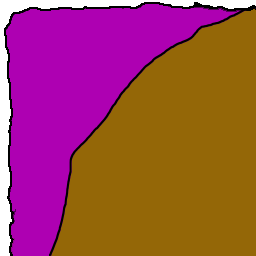
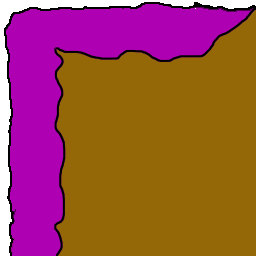
Two versions of the same layered image (256 × 256). Layer-by-layer changes:
renamed "3" to "Layer 1", hid it, painted on it over 12, 8, 256, 256
painted on "NDR Right" over 12, 8, 256, 256
